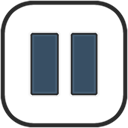
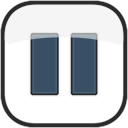
Layers edited between the first and the second 128x128 image:
added layer "brillo" (60%) above "Layer 8" over [4, 4, 124, 45]
